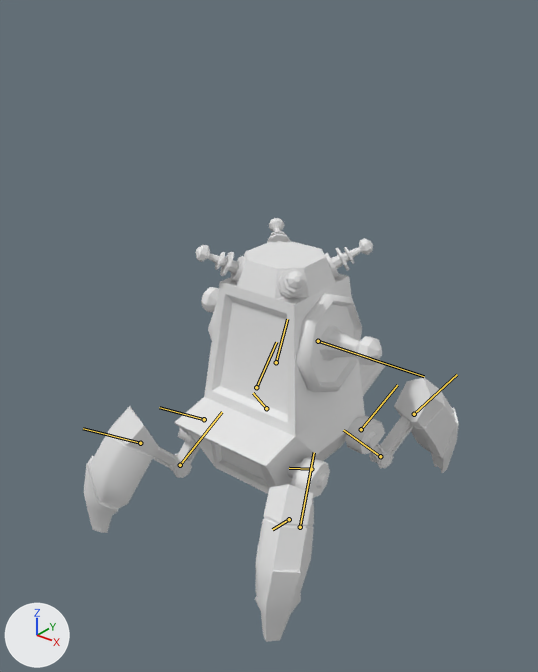
One commit to the FBX model resource/ani/캐릭터/MS04_EMP/MS04_Release_002.FBX: the scene before it, then after it.
The view is the same before and after, from a camera (50 mm lens) standing at (1.82, -2.37, 2.32) and looking at (0.0, -0.09, 0.91). Arrows for +X, +Y and +Z are at lower left; the lights stay in place. The bones that bend it are drawn over the model as lines.

Names of what the first picture shows: 'EMP_Modeling'.
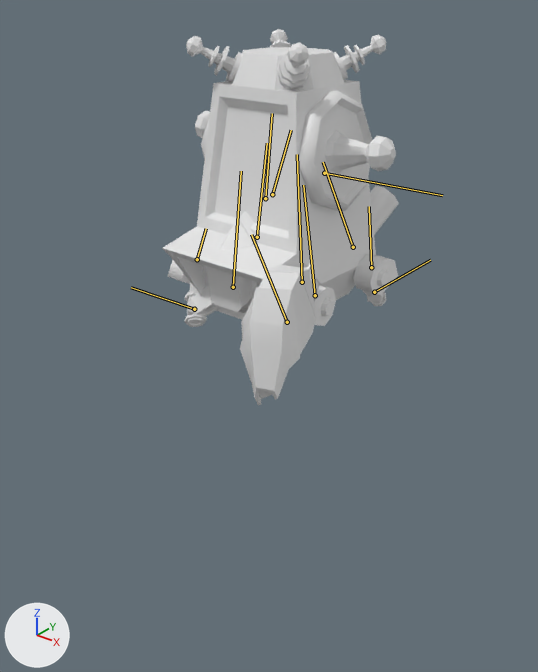
The newer file adds an action. The first version stands in its rest pose; the second is drawn at frame 46 of the action 'EMP_Release_003'.

Boxes (x1, y1, x2, y2) around the edits, measured in the pictures (538 x 672 px):
'EMP_Modeling', posed (37% narrower, 11% shorter)
    before: (84, 218, 459, 642)
    after: (162, 29, 399, 406)
bone 'EMP_Body', root to tip
    before: (318, 341) to (424, 376)
    after: (324, 173) to (442, 195)
bone 'EMP_Leg02', root to tip
    before: (204, 419) to (159, 407)
    after: (197, 259) to (206, 228)
bone 'Bone007', root to tip
    before: (180, 465) to (222, 412)
    after: (194, 309) to (131, 287)
bone 'Bone008', root to tip
    before: (140, 443) to (83, 428)
    after: (233, 287) to (241, 171)
bone 'EMP_Leg04', root to tip
    before: (256, 387) to (276, 342)
    after: (257, 237) to (267, 143)
bone 'Bone015', root to tip
    before: (266, 408) to (253, 393)
    after: (265, 198) to (272, 113)
bone 'Bone017', root to tip
    before: (276, 362) to (287, 319)
    after: (272, 194) to (291, 130)
bone 'EMP_Leg01', root to tip
    before: (311, 469) to (289, 468)
    after: (315, 295) to (303, 185)
bone 'Bone003', root to tip
    before: (300, 527) to (314, 452)
    after: (302, 282) to (297, 154)
bone 'Bone004', root to tip
    before: (289, 519) to (272, 529)
    after: (287, 322) to (251, 234)
bone 'EMP_Leg03', root to tip
    before: (361, 429) to (397, 385)
    after: (371, 267) to (369, 206)
bone 'Bone011', root to tip
    before: (380, 456) to (343, 430)
    after: (374, 292) to (430, 260)
bone 'Bone012', root to tip
    before: (414, 414) to (457, 374)
    after: (353, 247) to (323, 162)

What the commit changed:
Object 'EMP_ALL_Body' (bone_rig_object) moves from (-0.213, 0.023, 0.0) to (-0.213, 25.568, 0.0).
Object 'EMP_ALL_Body' (bone_rig_object) turns from (0, 0, 0) to (0, -1, 0) degrees about its own x, y and z.
Bone 'EMP_Body' (bone_emp_body) moves from (0.0, 0.0, 0.0) to (0.0, 0.0, -3.3).
Bone 'EMP_Leg02' (bone_emp_leg02) turns from (0, 0, 0) to (4, 16, 63) degrees about its own x, y and z.
Bone 'Bone007' (bone_bone007) turns from (0, 0, 0) to (12, -2, -102) degrees about its own x, y and z.
Bone 'Bone008' (bone_bone008) turns from (0, 0, 0) to (1, 5, 74) degrees about its own x, y and z.
Bone 'EMP_Leg04' (bone_emp_leg04) turns from (0, 0, 0) to (4, 18, 65) degrees about its own x, y and z.
Bone 'Bone015' (bone_bone015) turns from (0, 0, 0) to (12, -2, -102) degrees about its own x, y and z.
Bone 'Bone017' (bone_bone017) turns from (0, 0, 0) to (4, 3, 57) degrees about its own x, y and z.
Bone 'EMP_Leg01' (bone_emp_leg01) turns from (0, 0, 0) to (4, 11, 61) degrees about its own x, y and z.
Bone 'Bone003' (bone_bone003) turns from (0, 0, 0) to (12, -2, -102) degrees about its own x, y and z.
Bone 'Bone004' (bone_bone004) turns from (0, 0, 0) to (4, 6, 73) degrees about its own x, y and z.
Bone 'EMP_Leg03' (bone_emp_leg03) turns from (0, 0, 0) to (1, 12, 47) degrees about its own x, y and z.
Bone 'Bone011' (bone_bone011) turns from (0, 0, 0) to (10, -2, -71) degrees about its own x, y and z.
Bone 'Bone012' (bone_bone012) turns from (0, 0, 0) to (2, 5, 58) degrees about its own x, y and z.
